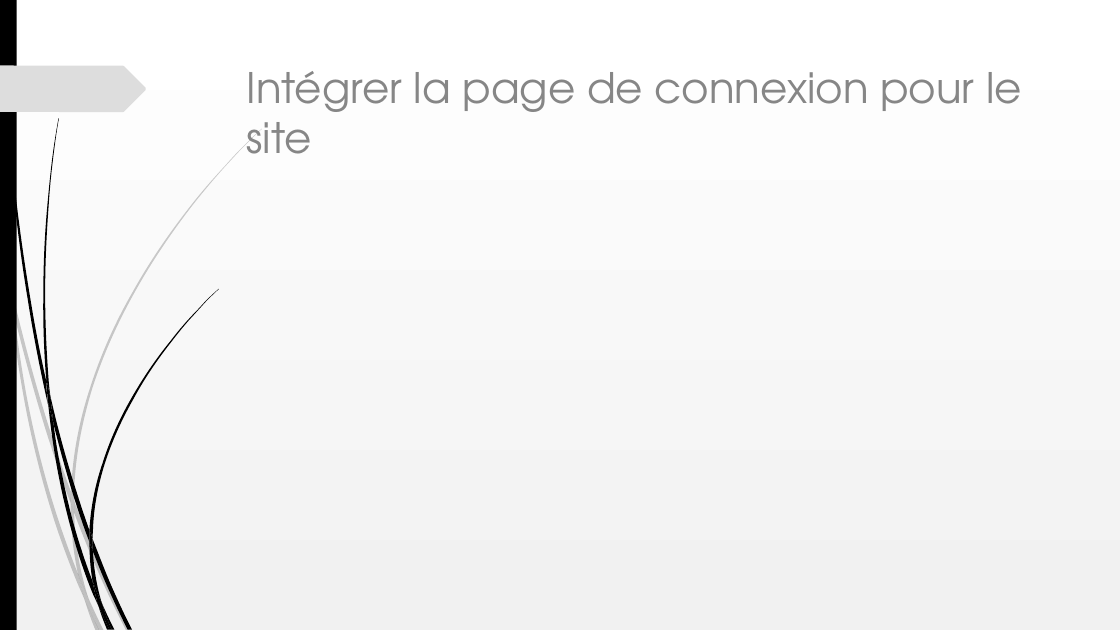
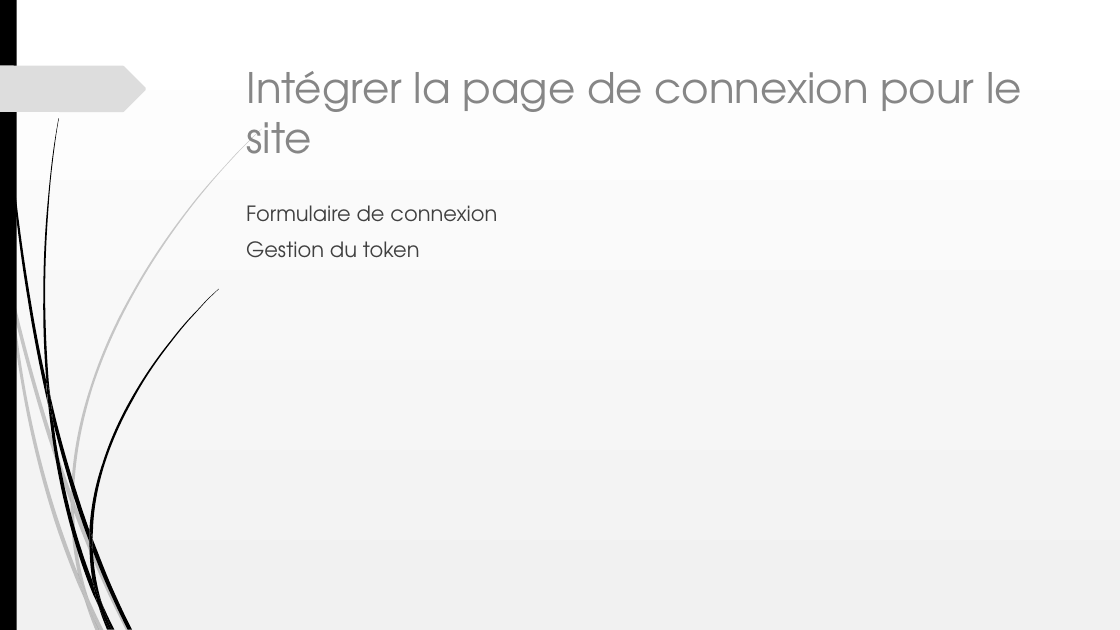
Before and after one commit to Oleome/Portfolio-architecte-sophie-bluel, a slide deck: slide 5 of Projet 3.ppt. Drawn at 1120x630 pixels with LibreOffice and Linux fonts; fonts in the diff are those of the drawing. Boxes give left, top, right and bottom in pixels: in the first picture for what was removed or moved away, otherwise in the second. Text is boxed around its words. In the diff, an @@ line names an element or a change of style, - is before the commit and + after.

```diff
--- a/Projet 3.ppt
+++ b/Projet 3.ppt
@@ text added at (246, 205, 497, 258), 18 pt, text #404040 @@
+Formulaire de connexion
+Gestion du token
```
Also in this commit, not shown: 3 other slides changed.
